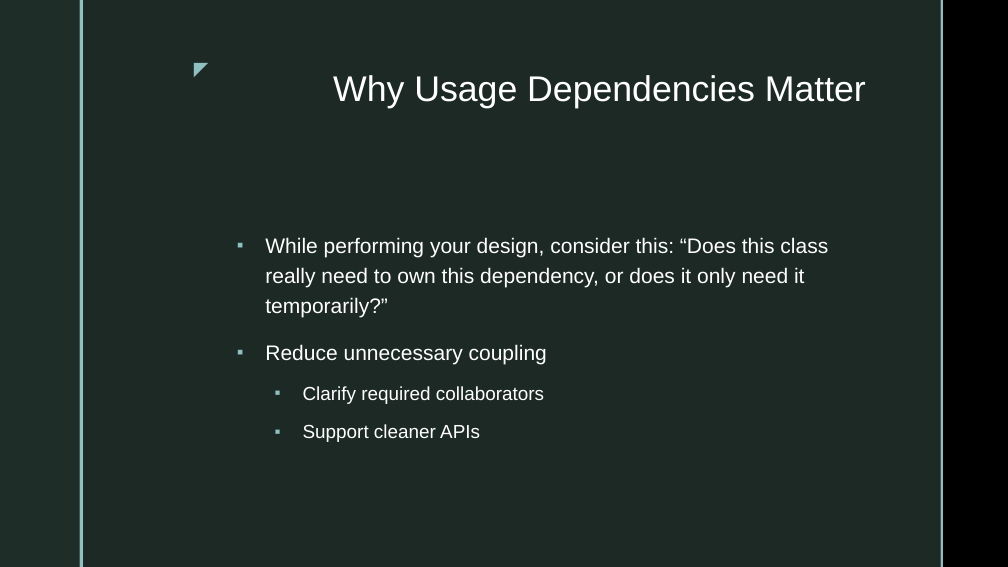
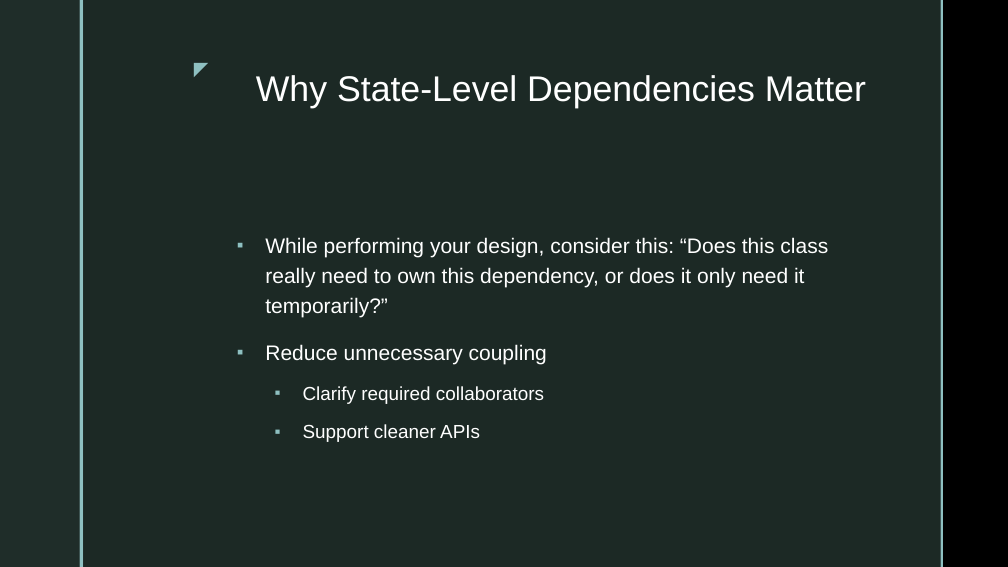
Before and after one commit to jeff-adkisson/swe-4743-spring-2026-oo-design, a slide deck: slide 20 of presentations/03-uml-class-diagramming.pptx (slide 15 before the commit). Drawn at 1008x567 pixels with LibreOffice and Linux fonts; fonts in the diff are those of the drawing; background and template pictures are left out. Boxes give left, top, right and bottom in pixels: in the first picture for what was removed or moved away, otherwise in the second. Text is boxed around its words. In the diff, an @@ line names an element or a change of style, - is before the commit and + after.

```diff
--- a/presentations/03-uml-class-diagramming.pptx
+++ b/presentations/03-uml-class-diagramming.pptx
@@ title at bbox=[256, 75, 866, 108]: text changed @@
-Why Usage Dependencies Matter
+Why State-Level Dependencies Matter
```
Also in this commit, not shown: 9 other slides changed, 3 slides added, 3 other files.
